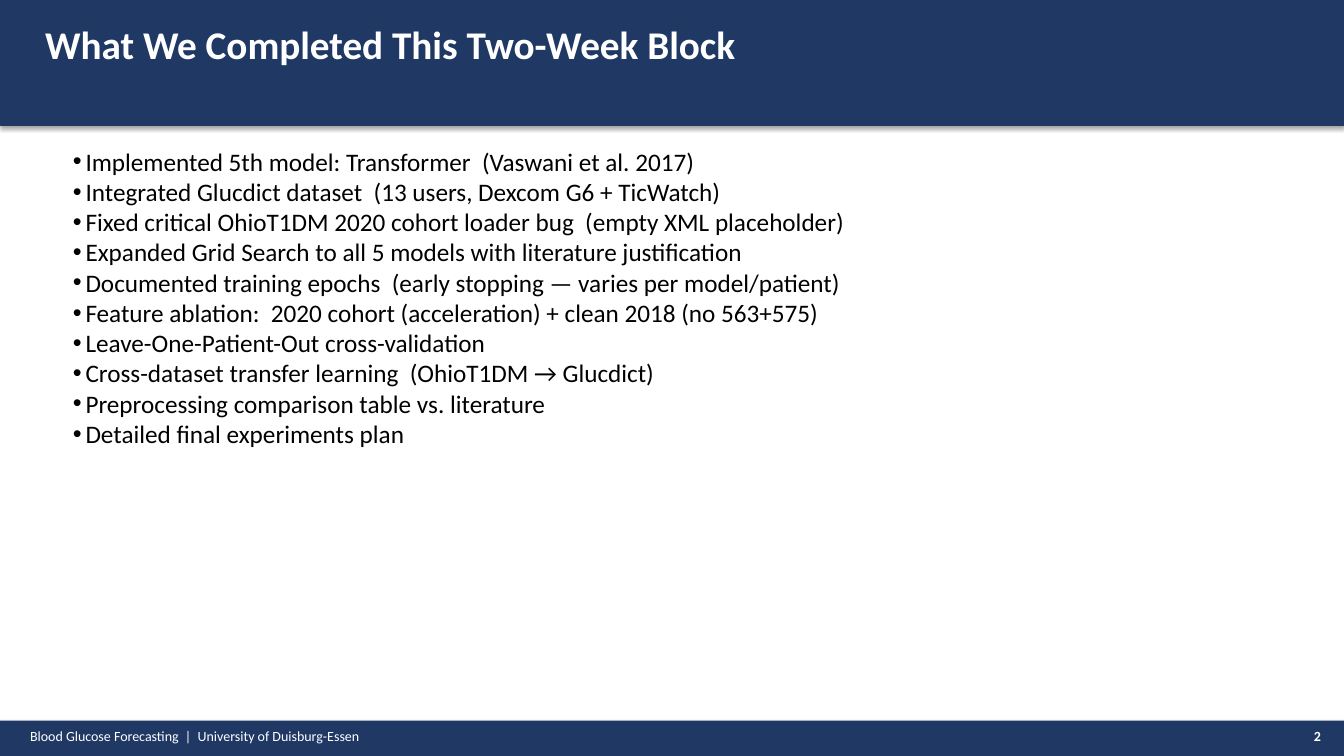
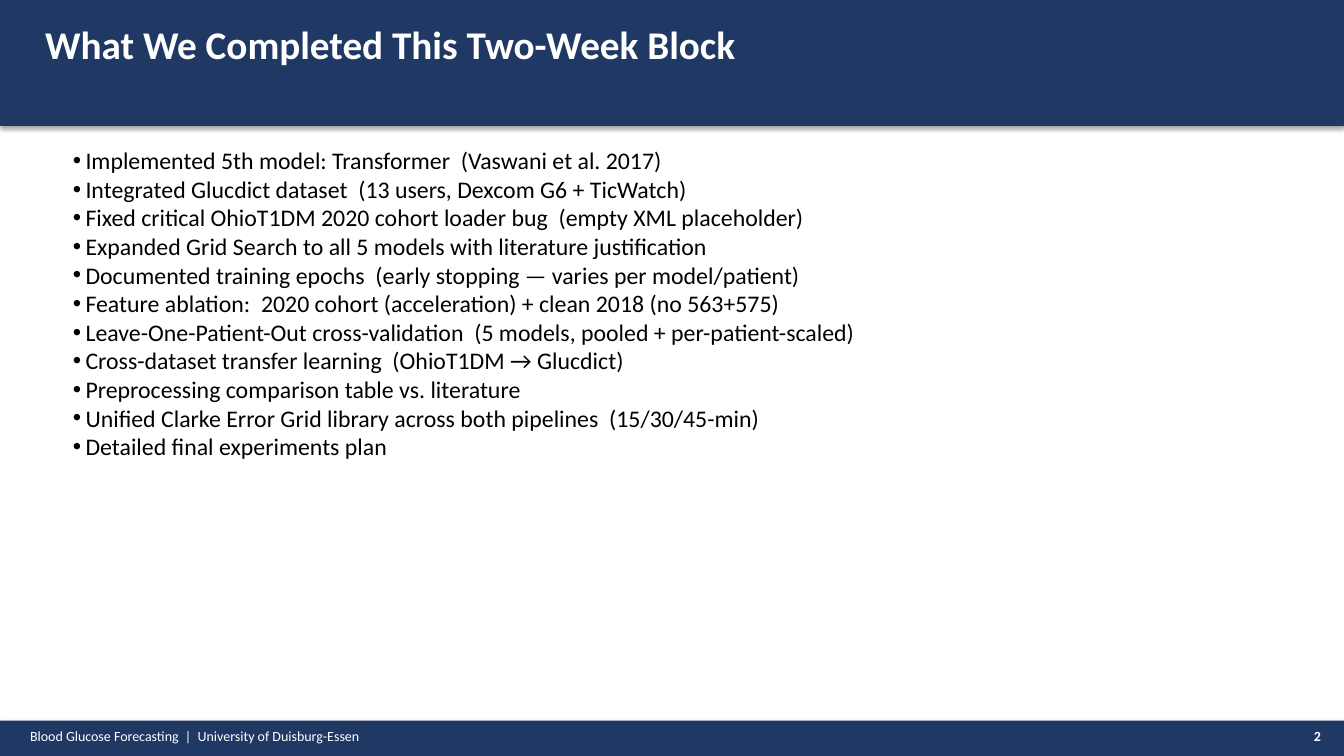
Before and after one commit to Abeeryanek/prediction-of-glucose-levels-in-type1-Diabetes, a slide deck: slide 2 of PRESENTATION_FINAL.pptx. Drawn at 1344x756 pixels with LibreOffice and Linux fonts; fonts in the diff are those of the drawing. Boxes give left, top, right and bottom in pixels: in the first picture for what was removed or moved away, otherwise in the second. Text is boxed around its words. In the diff, an @@ line names an element or a change of style, - is before the commit and + after.

```diff
--- a/PRESENTATION_FINAL.pptx
+++ b/PRESENTATION_FINAL.pptx
@@ text at <box>86,151,803,459</box>: size 18 to 17 pt in "Implemented 5th model: Transformer (Vaswani et al. ...", "Integrated Glucdict dataset (13 users, Dexcom G6 ...", "Fixed critical OhioT1DM 2020 cohort loader bug ...", "Expanded Grid Search to all 5 models ..." and 5 more places @@
@@ text at <box>86,323,854,345</box>: text changed; size 18 to 17 pt @@
-• Leave-One-Patient-Out cross-validation
+• Leave-One-Patient-Out cross-validation (5 models, pooled + per-patient-scaled)
@@ text at <box>86,409,759,431</box>: paragraph added @@
+• Unified Clarke Error Grid library across both pipelines (15/30/45-min)
```
Also in this commit, not shown: 10 other slides changed, 2 slides added, 1 slide removed, 4 other files.
